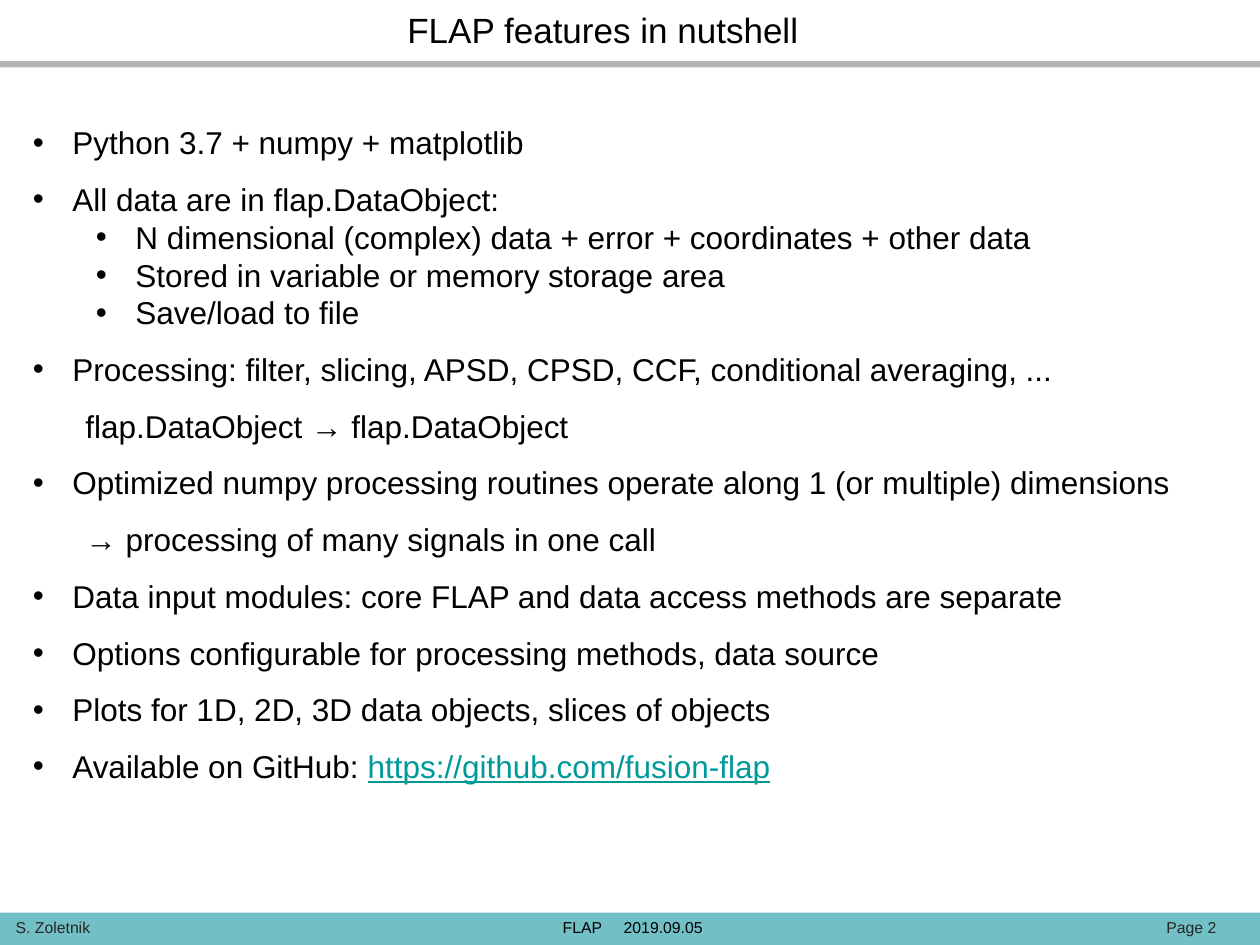
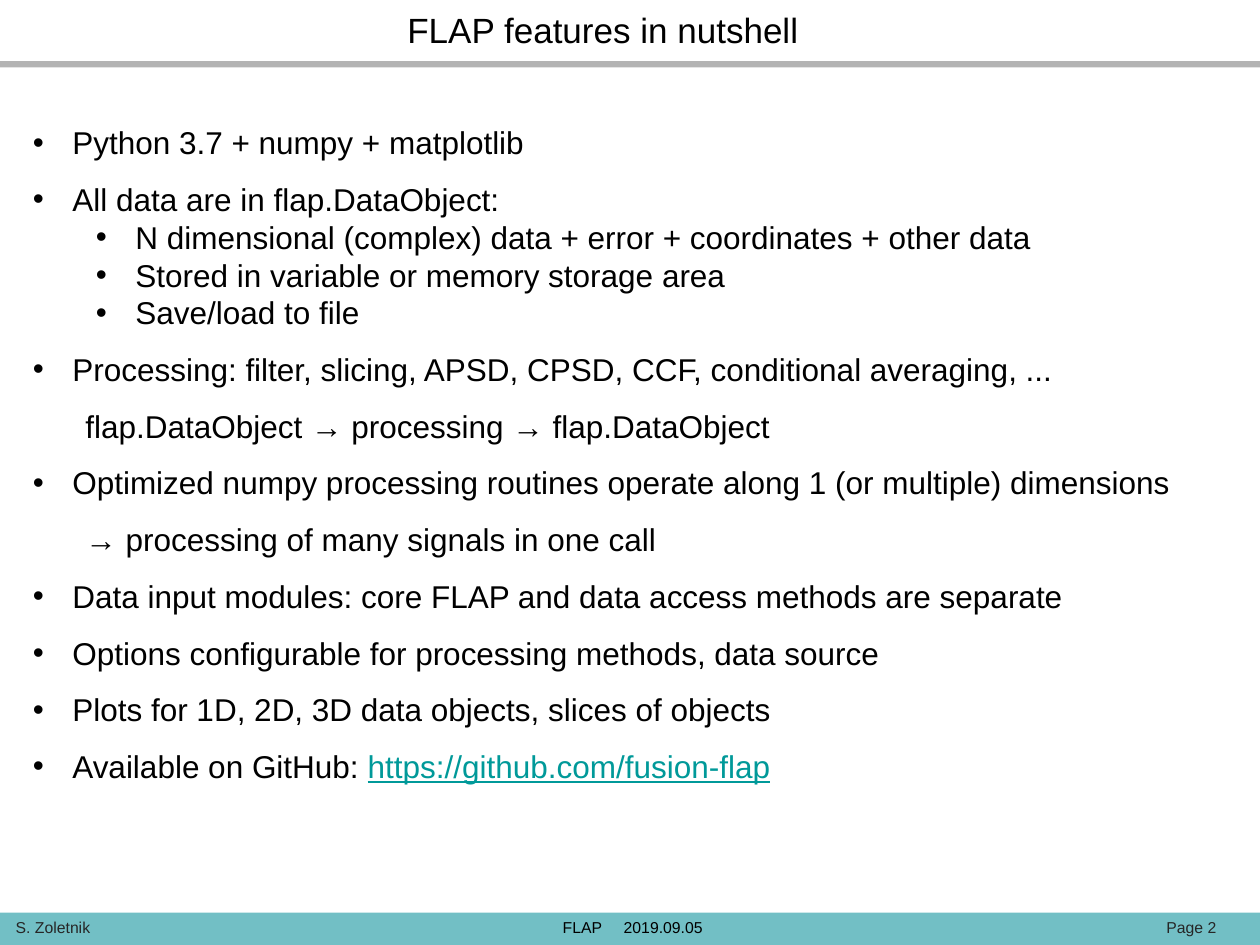
Before and after one commit to fusion-flap/flap, a slide deck: slide 2 of docs/FLAP_presentation_190905.pptx. Drawn at 1260x945 pixels with LibreOffice and Linux fonts; fonts in the diff are those of the drawing; background and template pictures are left out. Boxes give left, top, right and bottom in pixels: in the first picture for what was removed or moved away, otherwise in the second. Text is boxed around its words. In the diff, an @@ line names an element or a change of style, - is before the commit and + after.

```diff
--- a/docs/FLAP_presentation_190905.pptx
+++ b/docs/FLAP_presentation_190905.pptx
@@ text at (x1=85, y1=415, x2=770, y2=444): text changed @@
-flap.DataObject → flap.DataObject
+flap.DataObject → processing → flap.DataObject
```
Also in this commit, not shown: 6 other slides changed, 3 slides added, 2 other files.
